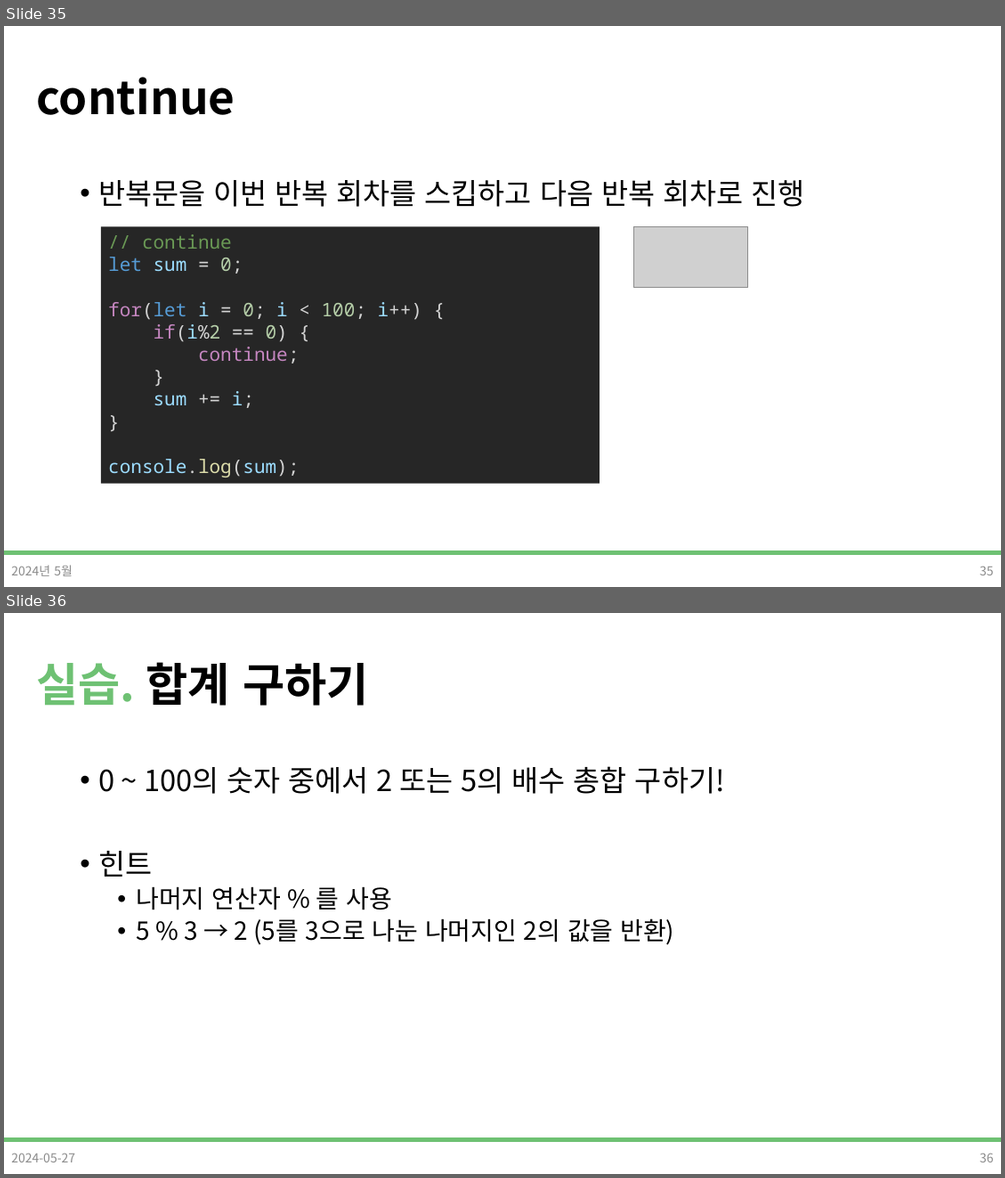
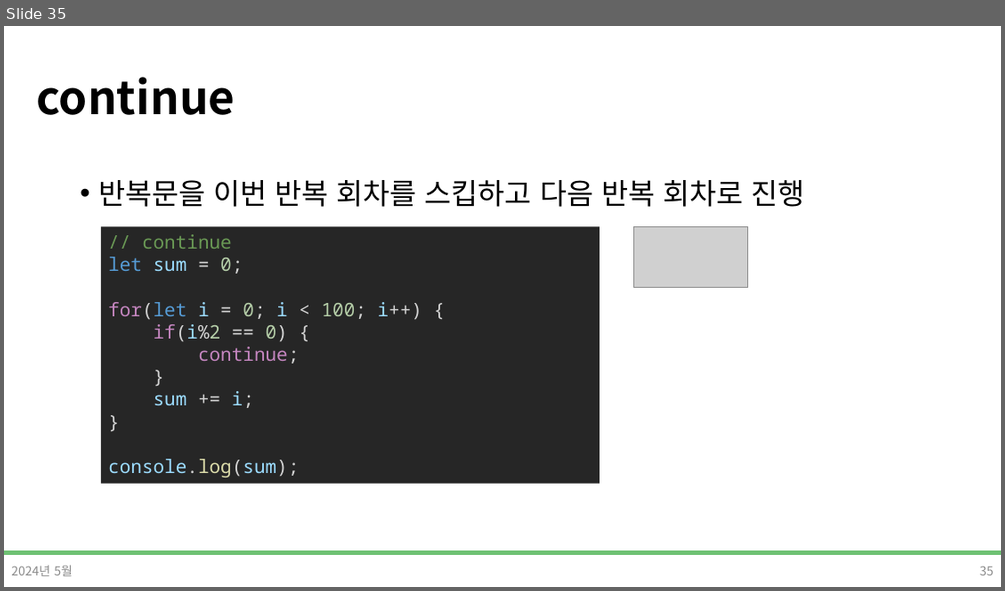
Before and after one commit to DevDamon0527/SeSAC_Yeongdeungpo_Campus_6th, a slide deck: material/[SeSAC_YDP_6] 04_3_Javascript.pptx. Shown one above the other, each under a label of ours: slides 35 and 36 before the commit, slide 35 after it. The pictures are 1005x1178 and 1005x591 pixels, drawn with LibreOffice and Linux fonts; fonts in the diff are those of the drawing; grey boxes stand for pictures; background and template pictures are left out. Boxes give left, top, right and bottom in pixels: in the first picture for what was removed or moved away, otherwise in the second. Text is boxed around its words. In the diff, an @@ line names an element or a change of style, - is before the commit and + after.

```diff
--- a/material/[SeSAC_YDP_6] 04_3_Javascript.pptx
+++ b/material/[SeSAC_YDP_6] 04_3_Javascript.pptx
@@ slide 36 removed at (4,613,1001,1174), background #FFFFFF; not listed: 1 template element that a slide beside it also shows @@
@@ title removed at (36,662,369,706) @@
-실습. 합계 구하기
@@ text removed at (98,766,725,945) @@
-• 0 ~ 100의 숫자 중에서 2 또는 5의 배수 총합 구하기!
-• 힌트
-  • 나머지 연산자 % 를 사용
-  • 5 % 3 → 2 (5를 3으로 나눈 나머지인 2의 값을 반환)
@@ text removed at (11,1152,75,1162) @@
-2024-05-27
@@ page number removed at (979,1152,994,1162) @@
-36
```
Also in this commit, not shown: 3 slides changed, 6 slides added, 5 other slides removed, 9 other files.
